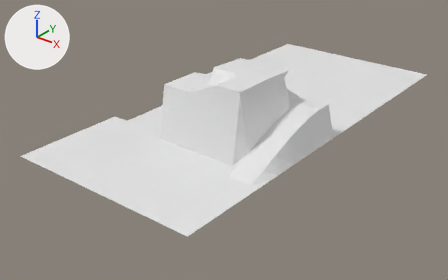
Renders of the COLLADA model enph353/enph353_gazebo/models/full_town/meshes/Terrain_2023_v2.dae from each side of a commit.
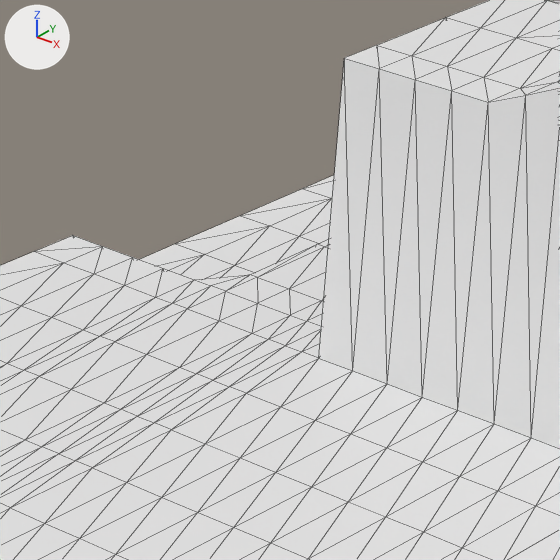
There are two pictures of each version: one whole from a camera (50 mm lens) standing at (0.81, -1.128, 0.589) and looking at (-0.02, -0.09, -0.054), one close up on the part from 23% to 45% of the width and 26% to 63% of the height. Lighting does not change. The marker at upper left points along +X, +Y and +Z. The close-ups show mesh edges as thin lines.

In view in the first close-up: '2023_Competition_Driving_Surface_v0.2'.
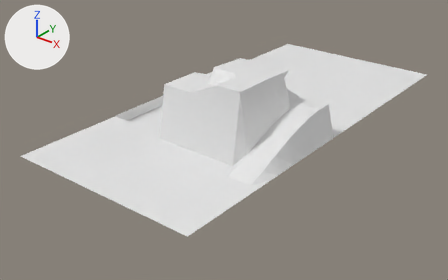
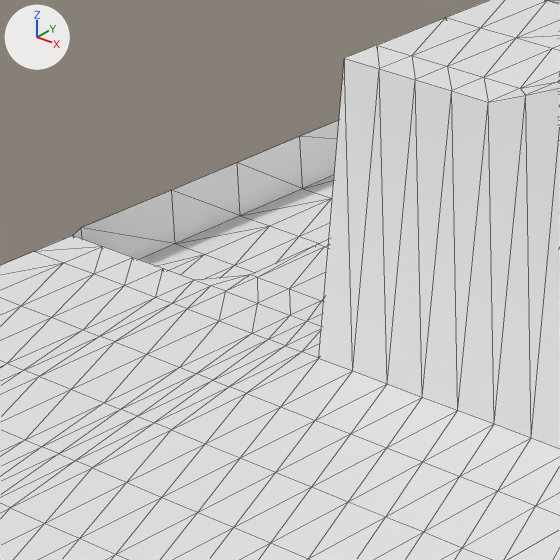
Location of each change, [x1, y1, x2, y2] in pixels of the close-ups (560 x 560 px):
part 1 of me_2023_competition_driving_surface_v0_2, added: after [74, 120, 339, 259]

The change, as a list of edits to the scene's bpy script:
```text
Change me_2023_competition_driving_surface_v0_2:
    used by ob_2023_competition_driving_surface_v0_2; location = (0.0, 0.0, 0.0)
    remove me_2023_competition_driving_surface_v0_2.from_pydata(...)  # 833 vertices, 1553 faces; spans x -0.231..0.231, y -0.5..0.5, z -0.024..0.153
    add me_2023_competition_driving_surface_v0_2.from_pydata(...)  # 838 vertices, 1563 faces; spans x -0.231..0.231, y -0.5..0.5, z -0.024..0.153
    me_2023_competition_driving_surface_v0_2 part 1
    5 new vertices lie (0.0, 0.0, 0.026) away from vertices in x -0.231, y -0.233..-0.032, z -0.024
    10 new faces join them
```
